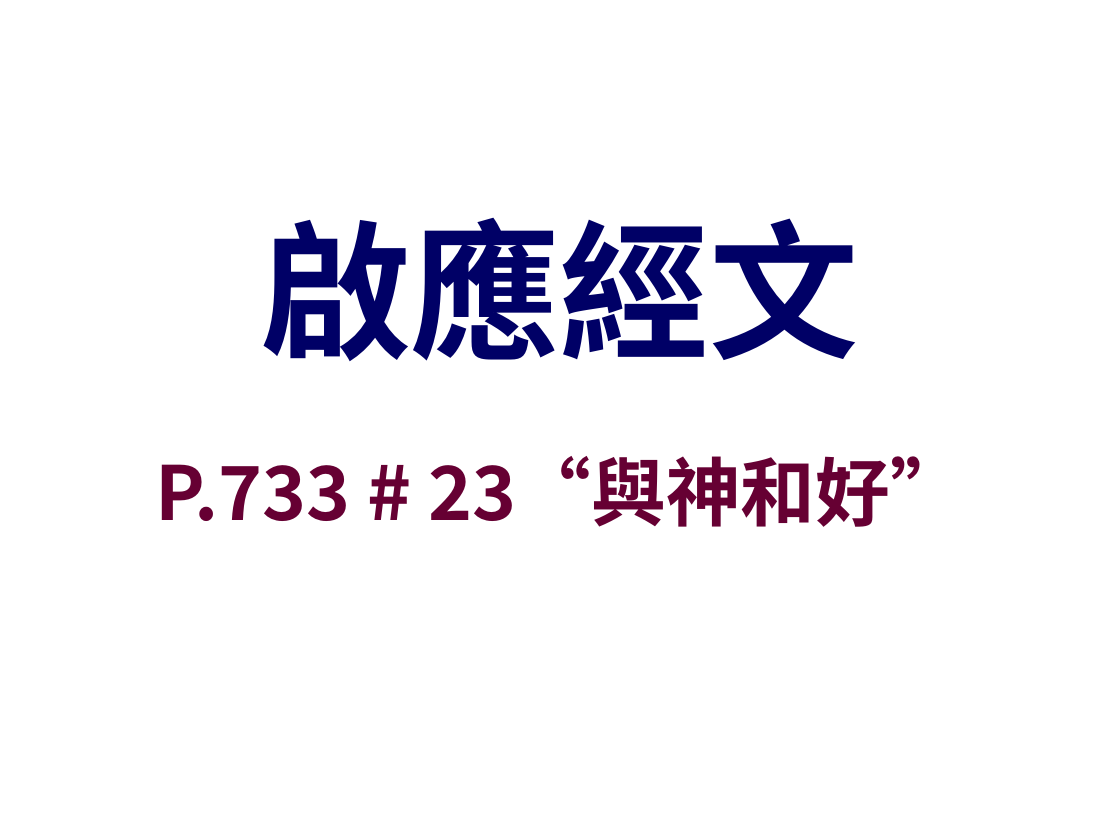
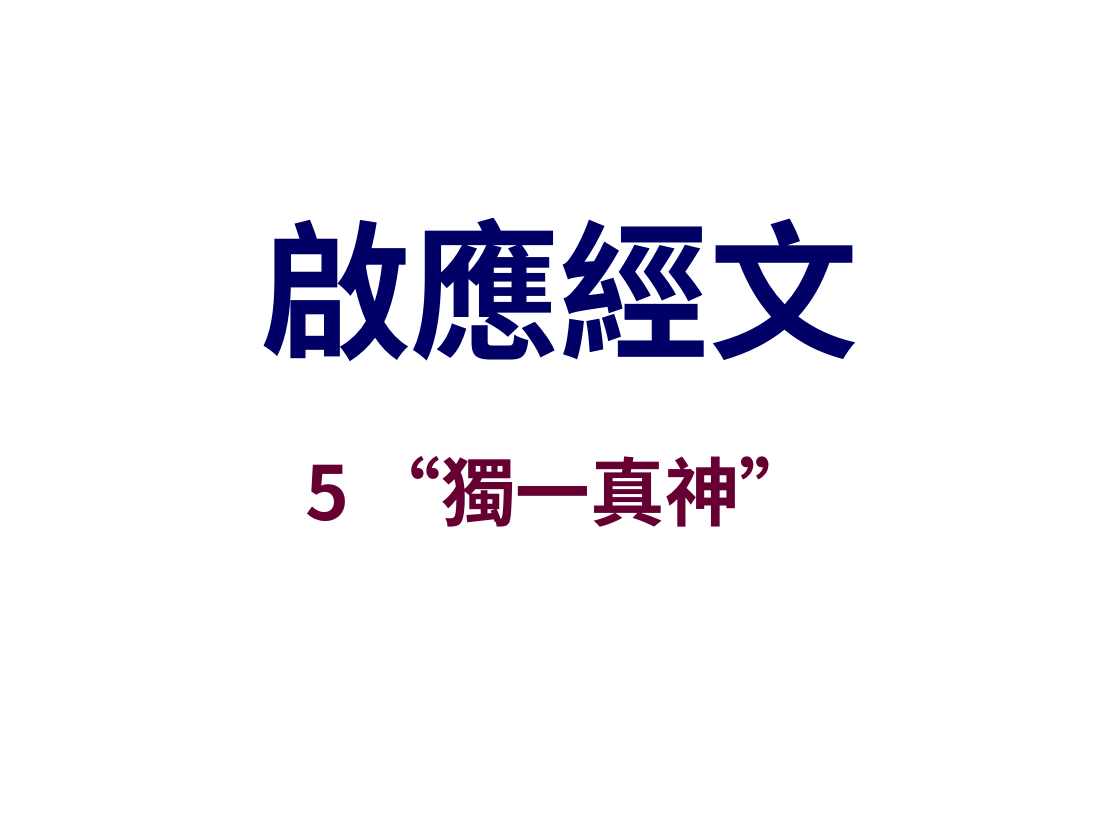
Before and after one commit to batisuoc/other-ppts, a slide deck: slide 5 of 崇拜流程.pptx. Drawn at 1120x840 pixels with LibreOffice and Linux fonts; fonts in the diff are those of the drawing; background and template pictures are left out. Boxes give left, top, right and bottom in pixels: in the first picture for what was removed or moved away, otherwise in the second. Text is boxed around its words. In the diff, an @@ line names an element or a change of style, - is before the commit and + after.

Commit message:
fix error

```diff
--- a/崇拜流程.pptx
+++ b/崇拜流程.pptx
@@ text at (x1=305, y1=456, x2=814, y2=527): text changed @@
-P.733 # 23“與神和好”
+5 “獨一真神”
```
